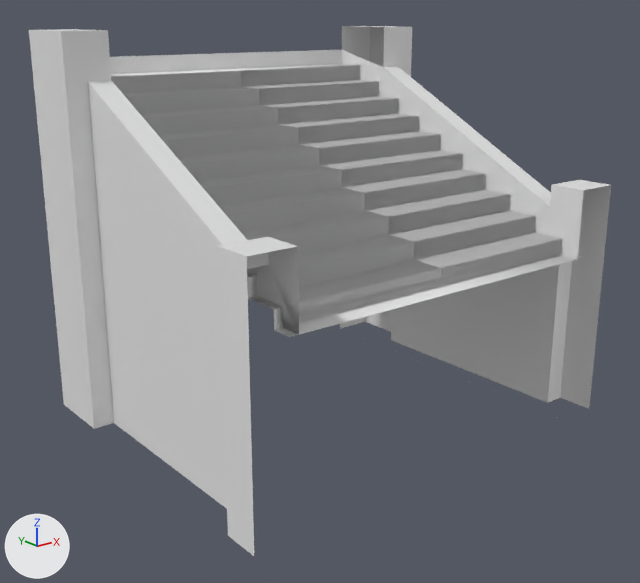
An edit to the FBX model Assets/Models/TileSets/Tileset 3/singleLongStair2.fbx, drawn before and after from the same camera.
Camera for both pictures: a camera (50 mm lens) standing at (-3.05, -3.76, 1.23) and looking at (-0.09, -0.06, -0.25). Arrows for +X, +Y and +Z are at lower left; the lights stay in place. Where no turn or scale is listed for an object, it has been applied to the vertices. Vertices at the same position are counted once.
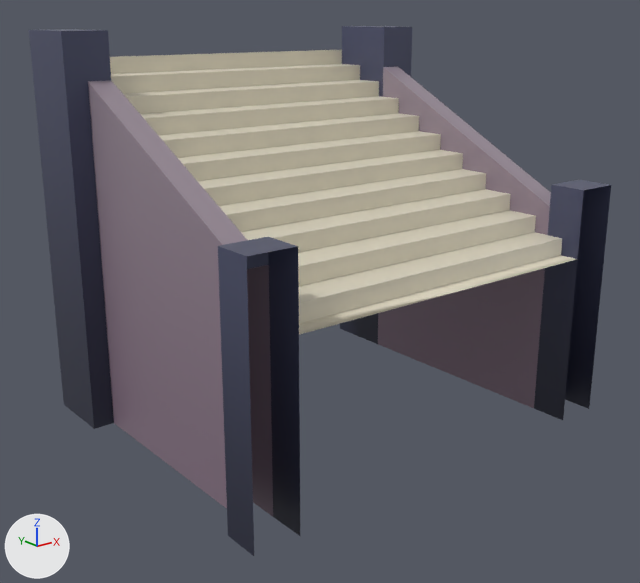
Where the newer file only moved an object's origin or applied its transform, the numbers keep the older frame.

What changed in the scene script:
```text
Add img_texture1_png:
    img_texture1_png = load_image('texture1.png', 'texture1.png', 2245, 1200, 'sRGB')
Change mat_material_077:
    remove mat_material_077.base_color = (0.8, 0.8, 0.8)  # white #e7e7e7
    add mat_material_077.texture = img_texture1_png
Change me_cube_121:
    used by ob_cube_059; location = (0.0, 0.0, 0.0)
    remove me_cube_121.from_pydata(...)  # 150 vertices, 89 faces; spans x -1.2..1.2, y -1.0..1.0, z -1.0..1.15
    add me_cube_121.from_pydata(...)  # 96 vertices, 48 faces; spans x -1.2..1.2, y -1.0..1.0, z -1.0..1.15
    me_cube_121 part 1
    55 vertices are removed from x -1.0..1.0, y -1.0..1.0, z -1.0..1.0
    50 faces are deleted
    1 vertex is added at (-0.95, -1.0, -1.0)
    9 new faces join them
    me_cube_121 part 2: 39 kept faces spanning x -1.2..1.2, y -1.0..1.0, z -1.0..1.15 get new texture (UV) coordinates
```

Pixel boxes (x1, y1, x2, y2) of what changed, in the pictures (640 x 583 px):
'Cube.059', surface changed, reshaped: (29, 26, 611, 556) in both
part 1 of me_cube_121, cut back: before (110, 26, 582, 366); after (110, 26, 580, 536)
part 2 of me_cube_121, surface changed: (29, 26, 611, 556) in both
